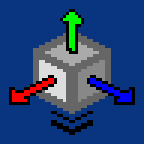
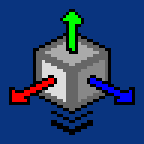
The second 144 × 144 image is a revision of the first. Changes to its layers:
painted on "edgemode.xpm" over [33, 33, 111, 114]
